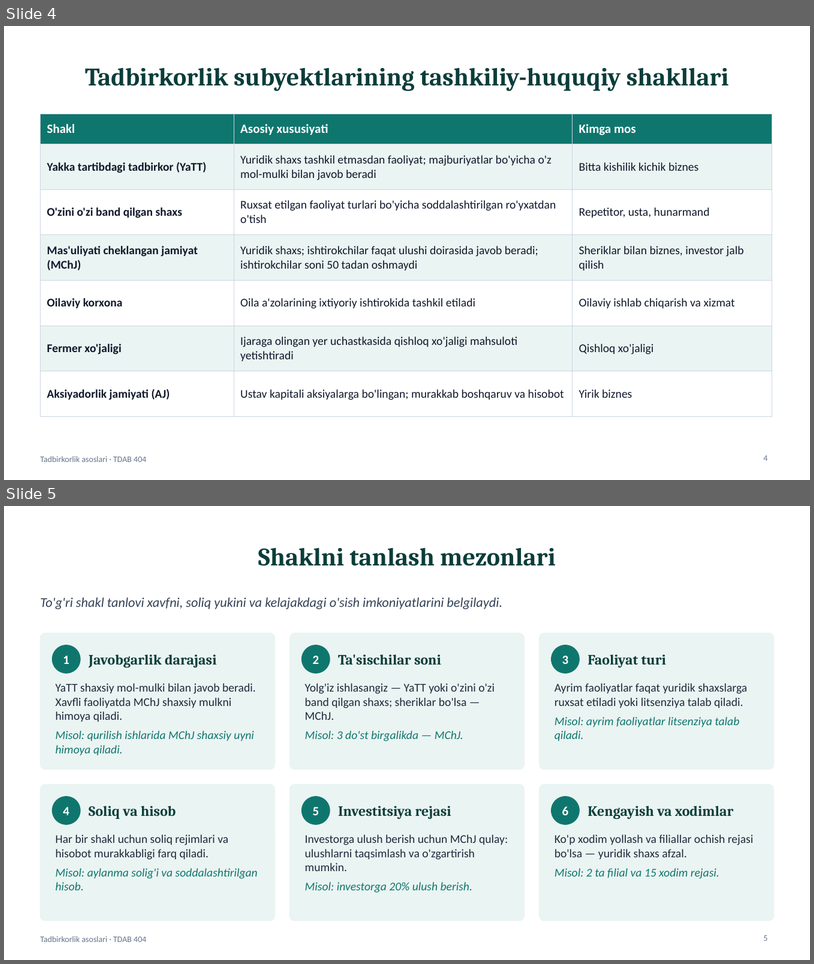
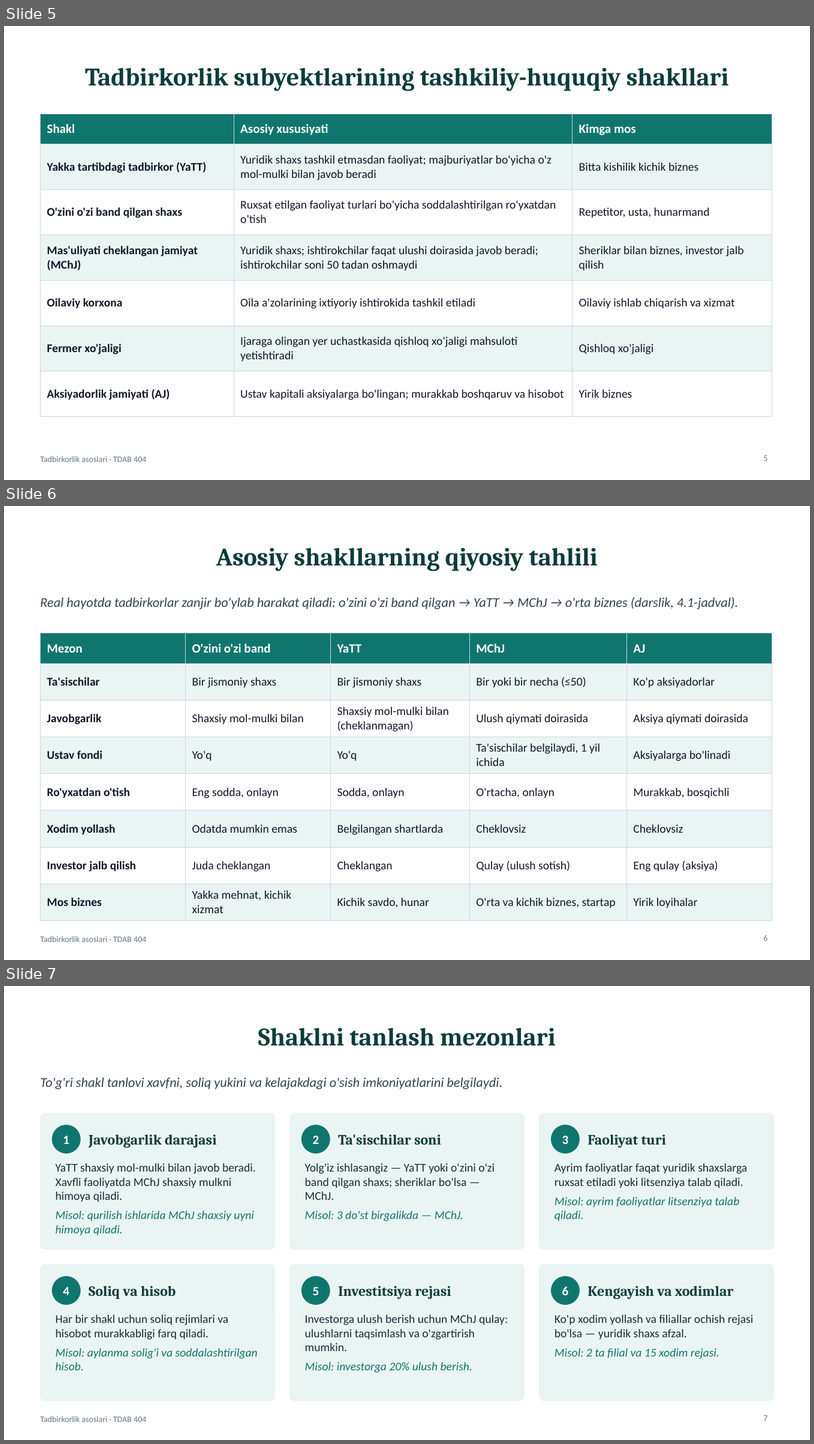
Before and after one commit to Ulugbek3989/tad, a slide deck: public/resources/taqdimotlar/M04-taqdimot.pptx. Shown one above the other, each under a label of ours: slides 4 and 5 before the commit, slides 5, 6 and 7 after it. The pictures are 814x964 and 814x1444 pixels, drawn with LibreOffice and Linux fonts; fonts in the diff are those of the drawing. Boxes give left, top, right and bottom in pixels: in the first picture for what was removed or moved away, otherwise in the second. Text is boxed around its words. In the diff, an @@ line names an element or a change of style, - is before the commit and + after.

```diff
--- a/public/resources/taqdimotlar/M04-taqdimot.pptx
+++ b/public/resources/taqdimotlar/M04-taqdimot.pptx
@@ slide 6 added at <box>4,506,810,960</box>, background #FFFFFF; not listed: 1 template element that a slide beside it also shows @@
@@ title added at <box>216,547,597,571</box>, 30 pt, text #0B3D3A, bold @@
+Asosiy shakllarning qiyosiy tahlili
@@ text added at <box>40,597,738,609</box>, 16 pt, text #334155, italic @@
+Real hayotda tadbirkorlar zanjir bo'ylab harakat qiladi: o'zini o'zi band qilgan → YaTT → MChJ → o'rta biznes (darslik, 4.1-jadval).
@@ table added at <box>40,633,772,915</box>, 8 rows, 5 columns @@
+Mezon | O'zini o'zi band | YaTT | MChJ | AJ
+Ta'sischilar | Bir jismoniy shaxs | Bir jismoniy shaxs | Bir yoki bir necha (≤50) | Ko'p aksiyadorlar
+Javobgarlik | Shaxsiy mol-mulki bilan | Shaxsiy mol-mulki bilan (cheklanmagan) | Ulush qiymati doirasida | Aksiya qiymati doirasida
+Ustav fondi | Yo'q | Yo'q | Ta'sischilar belgilaydi, 1 yil ichida | Aksiyalarga bo'linadi
+Ro'yxatdan o'tish | Eng sodda, onlayn | Sodda, onlayn | O'rtacha, onlayn | Murakkab, bosqichli
+Xodim yollash | Odatda mumkin emas | Belgilangan shartlarda | Cheklovsiz | Cheklovsiz
+Investor jalb qilish | Juda cheklangan | Cheklangan | Qulay (ulush sotish) | Eng qulay (aksiya)
+Mos biznes | Yakka mehnat, kichik xizmat | Kichik savdo, hunar | O'rta va kichik biznes, startap | Yirik loyihalar
@@ page number added at <box>764,934,768,940</box>, 10 pt, text #64748B @@
+6
@@ what was slide 4 is now slide 5 @@
@@ page number at <box>764,455,768,460</box>: text changed @@
-4
+5
@@ what was slide 5 is now slide 7 @@
@@ page number at <box>764,1415,768,1420</box>: text changed @@
-5
+7
```
Also in this commit, not shown: 1 slide changed, 9 other slides added, 41 other files.
